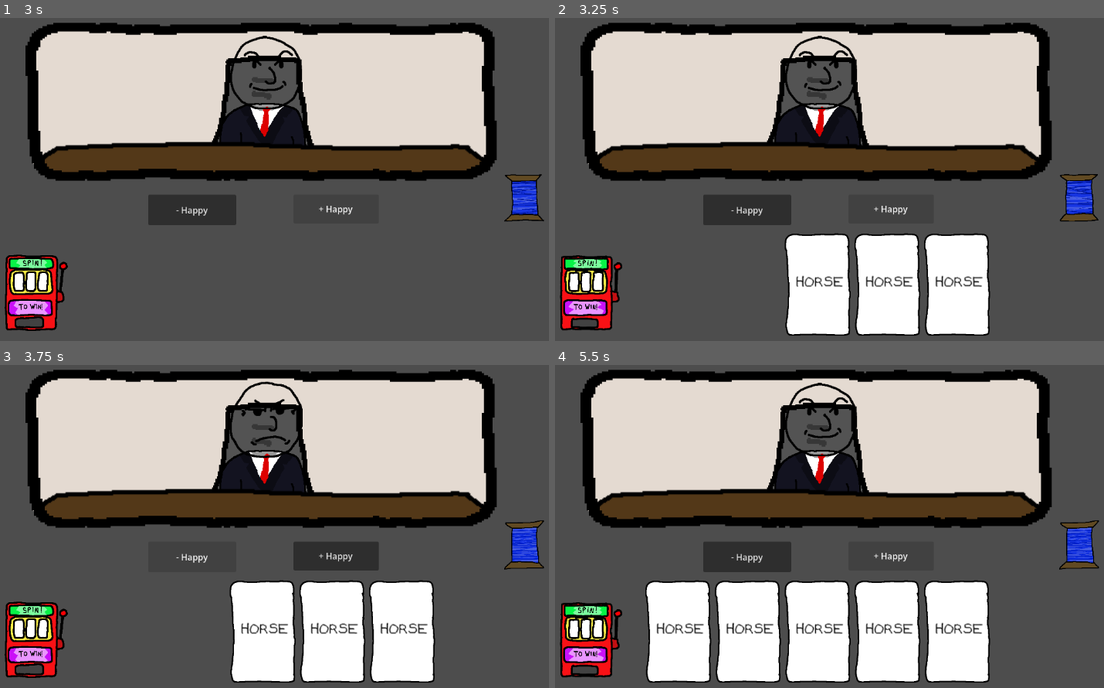
Above: before the commit, frames 1-4 (two rows, left to right).
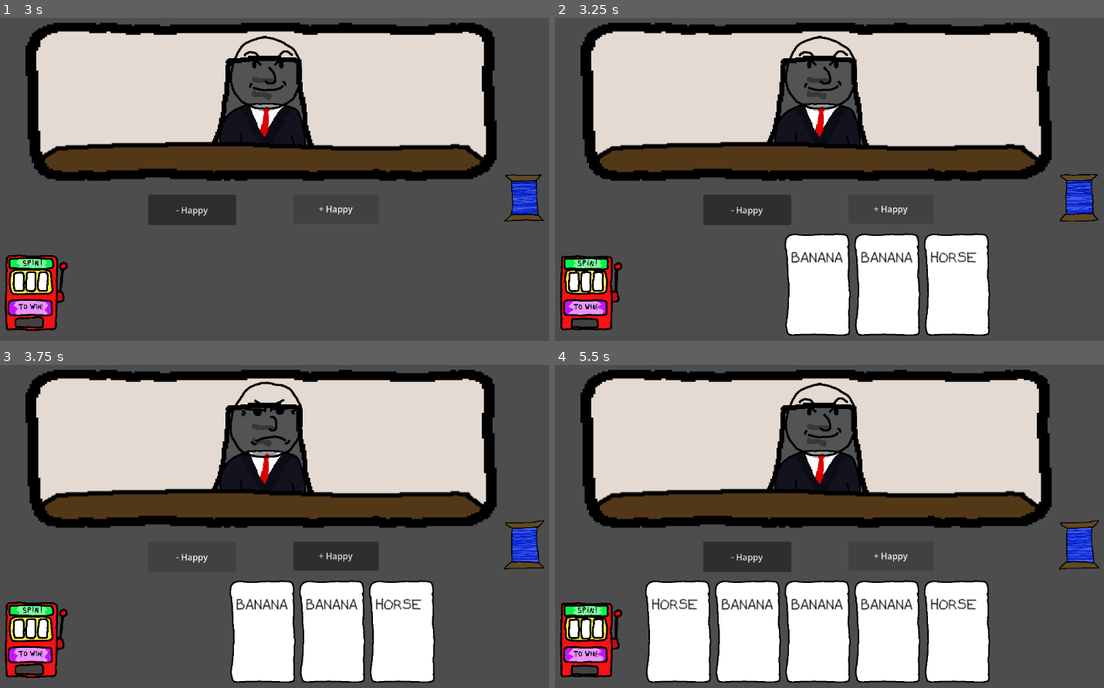
Above: after the commit, the same moments.

Repository: smelv384/spinittowinit
Game: Godot game, scene res://scenes/root.tscn
Same seed, same stepped clock (60 frames per second), same inputs: the game is played once before the commit and once after it.
Inputs (mouse positions are in pixels of both pictures, inside the frame that each line leads up to):
- Up to frame 1 (3 s): click "+ Happy" at 0.5 s; click "- Happy" at 1.25 s; click (32, 292) at 2 s; click "+ Happy" at 2.75 s
- Up to frame 2 (3.25 s): no input
- Up to frame 3 (3.75 s): click "- Happy" at 3.5 s
- Up to frame 4 (5.5 s): click (587, 639) at 4.25 s; click "+ Happy" at 5 s

Frame 1 is identical in both runs. In frame 2, 1.0% of the frame differs, in the area x 43-78%, y 72-84%; in frame 3, 1.0%; in frame 4, 1.7%, in the area x 17-78%, y 72-84%.

Commit message:
Add playing cards

Diff:
--- a/card_list.gd
+++ b/card_list.gd
@@ -1,9 +1,13 @@
 extends Node2D
 @onready var card: Node2D = $Card
+@onready var hand: Node2D = $".."
+@onready var label: Label = $Visuals/Label
 
 
 const HAND_SIZE = 5
 const GENERATION_COUNT = 3
+const POSITION_OFFSET = -250.0
+const LERP_SMOOTHING = 0.1
 
 var cards = []
 
@@ -14,7 +18,7 @@
 
 # Called every frame. 'delta' is the elapsed time since the previous frame.
 func _process(delta: float) -> void:
-	pass
+	reposition_cards()
 
 func generate_card_set() -> void:
 	for i in range(0, GENERATION_COUNT):
@@ -25,21 +29,38 @@
 		return
 	var card_scene = load("res://scenes/Card.tscn")
 	var new_card = card_scene.instantiate()
+	new_card.add_child(label)
 	var cardVars = randi()
 
 	# Insantiate variables
 	if (cardVars % 2 == 0):
-		#new_card.set_word("Horse")
+		new_card.set_word("Horse")
 		print("Horse")
 		new_card.set_multiplier(10)
 	else:
-		#new_card.set_word("Banana")
+		new_card.set_word("Banana")
 		print("Banana")
 		new_card.set_multiplier(-10)
+
+	new_card.enter_hover_state.connect(hand._on_card_enter_hover_state)
+	new_card.exit_hover_state.connect(hand._on_card_exit_hover_state)
+	new_card.selected.connect(hand._on_card_selected)
 
 	if cards.size() == 0:
 		new_card.position.x = 0
 	else:
-		new_card.position.x = cards[cards.size() - 1].position.x - 250
+		new_card.position.x = (cards.size()) * -250
 	cards.append(new_card)
 	add_child(new_card)
+
+
+# Credit: reddit user Nkzar:
+# https://www.reddit.com/r/godot/comments/1244fad/how_can_i_check_for_freed_instances_in_an_array/
+func reposition_cards() -> void:
+	var clean_cards := []
+	for card in cards:
+		if is_instance_valid(card):
+			clean_cards.append(card)
+	cards = clean_cards
+	for i in range(0, clean_cards.size()):
+		cards[i].position.x = lerp(cards[i].position.x, POSITION_OFFSET * i, LERP_SMOOTHING)
--- a/scenes/Card.tscn
+++ b/scenes/Card.tscn
@@ -29,14 +29,15 @@
 sprite_frames = SubResource("SpriteFrames_sy11y")
 
 [node name="Label" type="Label" parent="Visuals" unique_id=1338140036]
-offset_left = -79.0
-offset_top = -31.999998
-offset_right = -10.0
-offset_bottom = -8.999998
-scale = Vector2(2.559999, 2.559999)
+offset_left = -96.0
+offset_top = -120.0
+offset_right = -27.0
+offset_bottom = -97.0
+scale = Vector2(2.4800007, 2.6399994)
 theme_override_colors/font_color = Color(0, 0, 0, 1)
 theme_override_fonts/font = ExtResource("3_5273u")
 text = "hello"
+autowrap_mode = 2
 
 [node name="Button" type="Button" parent="Visuals" unique_id=1955599634]
 offset_left = -121.0
--- a/scenes/card.gd
+++ b/scenes/card.gd
@@ -16,11 +16,13 @@
 
 # Called when the node enters the scene tree for the first time.
 func _ready() -> void:
+	add_child(label)
 	label.text = word
 
 
 # Called every frame. 'delta' is the elapsed time since the previous frame.
 func _process(delta: float) -> void:
+	label.text = word
 	if hoverState:
 		visuals.position.y = move_toward(visuals.position.y, SELECTED_POSITION_Y, LERP_SMOOTHING)
 	else:
@@ -28,11 +30,9 @@
 
 func set_word(new_word: String) -> void:
 	word = new_word
-	label.text = new_word
 
 func set_multiplier(new_multiplier: int) -> void:
 	multiplier = new_multiplier
-
 
 func _on_button_mouse_entered() -> void:
 	hoverState = true
@@ -44,3 +44,4 @@
 
 func _on_button_pressed() -> void:
 	selected.emit(multiplier)
+	queue_free()
--- a/scenes/client.gd
+++ b/scenes/client.gd
@@ -39,16 +39,14 @@
 func unhover():
 	face.texture=load(faces[current_face])
 
-func _on_card_enter_hover_state(multiplier: int) -> void:
+func _on_hand_enter_hover_state(multiplier: int) -> void:
 	if (multiplier > 0):
 		face.texture=load(faces[current_face+1])
 	elif (multiplier < 0):
 		face.texture=load(faces[current_face-1])
 
-
-func _on_card_exit_hover_state() -> void:
+func _on_hand_exit_hover_state(multiplier: int) -> void:
 	face.texture=load(faces[current_face])
 
-
-func _on_card_selected(multiplier: int) -> void:
+func _on_hand_selected(multiplier: int) -> void:
 	change_happiness(multiplier)
--- a/scenes/hand.gd
+++ b/scenes/hand.gd
@@ -2,6 +2,9 @@
 
 @onready var card_list: Node2D = $CardList
 
+signal selected
+signal enter_hover_state
+signal exit_hover_state
 
 # Called when the node enters the scene tree for the first time.
 func _ready() -> void:
@@ -15,3 +18,14 @@
 
 func _on_slot_machine_generate_cards() -> void:
 	card_list.generate_card_set()
+
+
+func _on_card_selected(multiplier: int) -> void:
+	selected.emit(multiplier)
+
+func _on_card_exit_hover_state(multiplier: int) -> void:
+	exit_hover_state.emit(multiplier)
+
+
+func _on_card_enter_hover_state(multiplier: int) -> void:
+	enter_hover_state.emit(multiplier)
--- a/scenes/hand.tscn
+++ b/scenes/hand.tscn
@@ -2,9 +2,18 @@
 
 [ext_resource type="Script" uid="uid://bn4eyndv7ns22" path="res://card_list.gd" id="1_cmdsa"]
 [ext_resource type="Script" uid="uid://m3vmt2rypv81" path="res://scenes/hand.gd" id="1_k7pjy"]
+[ext_resource type="PackedScene" uid="uid://djbagsbdit7ke" path="res://scenes/Card.tscn" id="3_k7pjy"]
 
 [node name="Hand" type="Node2D" unique_id=760075762]
 script = ExtResource("1_k7pjy")
 
 [node name="CardList" type="Node2D" parent="." unique_id=190899388]
 script = ExtResource("1_cmdsa")
+
+[node name="Card" parent="CardList" unique_id=588610933 instance=ExtResource("3_k7pjy")]
+visible = false
+
+[connection signal="enter_hover_state" from="CardList/Card" to="." method="_on_card_enter_hover_state"]
+[connection signal="exit_hover_state" from="CardList/Card" to="." method="_on_card_exit_hover_state"]
+[connection signal="selected" from="CardList/Card" to="." method="_on_card_selected"]
+[connection signal="selected" from="CardList/Card" to="CardList" method="_on_card_selected"]
--- a/scenes/root.tscn
+++ b/scenes/root.tscn
@@ -43,3 +43,6 @@
 [connection signal="mouse_exited" from="Button2" to="Client" method="unhover"]
 [connection signal="pressed" from="Button2" to="Client" method="change_happiness" binds= [-10]]
 [connection signal="generate_cards" from="SlotMachine" to="Hand" method="_on_slot_machine_generate_cards"]
+[connection signal="enter_hover_state" from="Hand" to="Client" method="_on_hand_enter_hover_state"]
+[connection signal="exit_hover_state" from="Hand" to="Client" method="_on_hand_exit_hover_state"]
+[connection signal="selected" from="Hand" to="Client" method="_on_hand_selected"]
